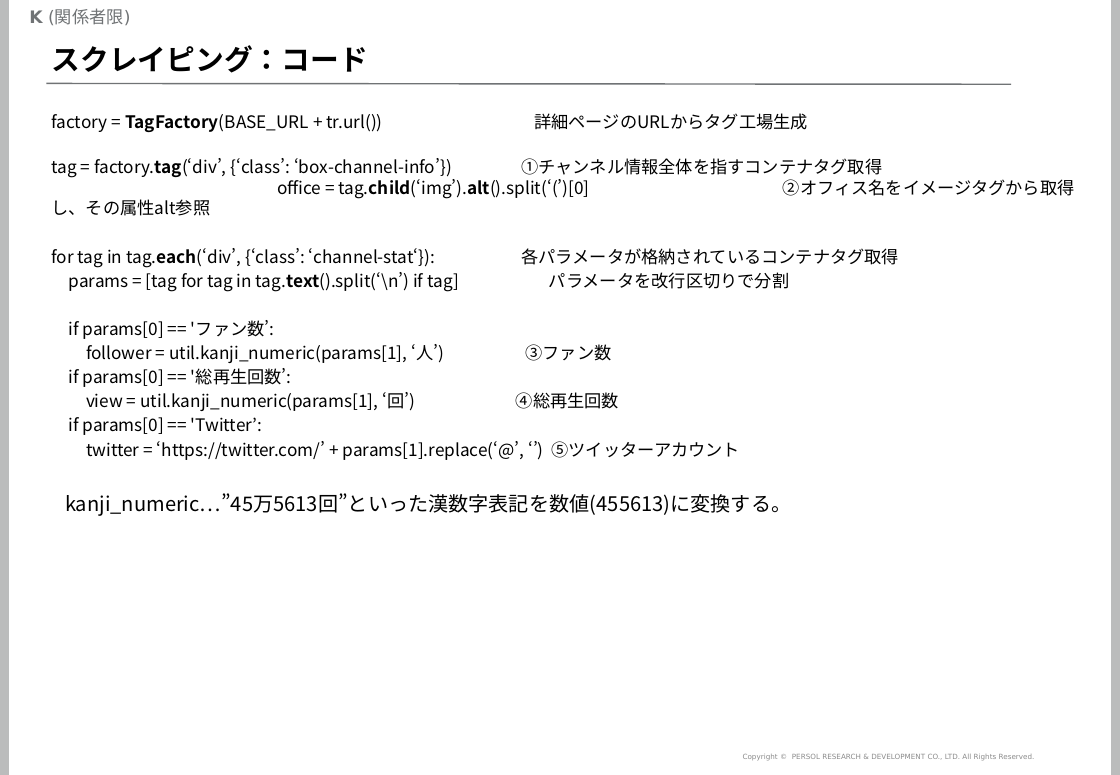
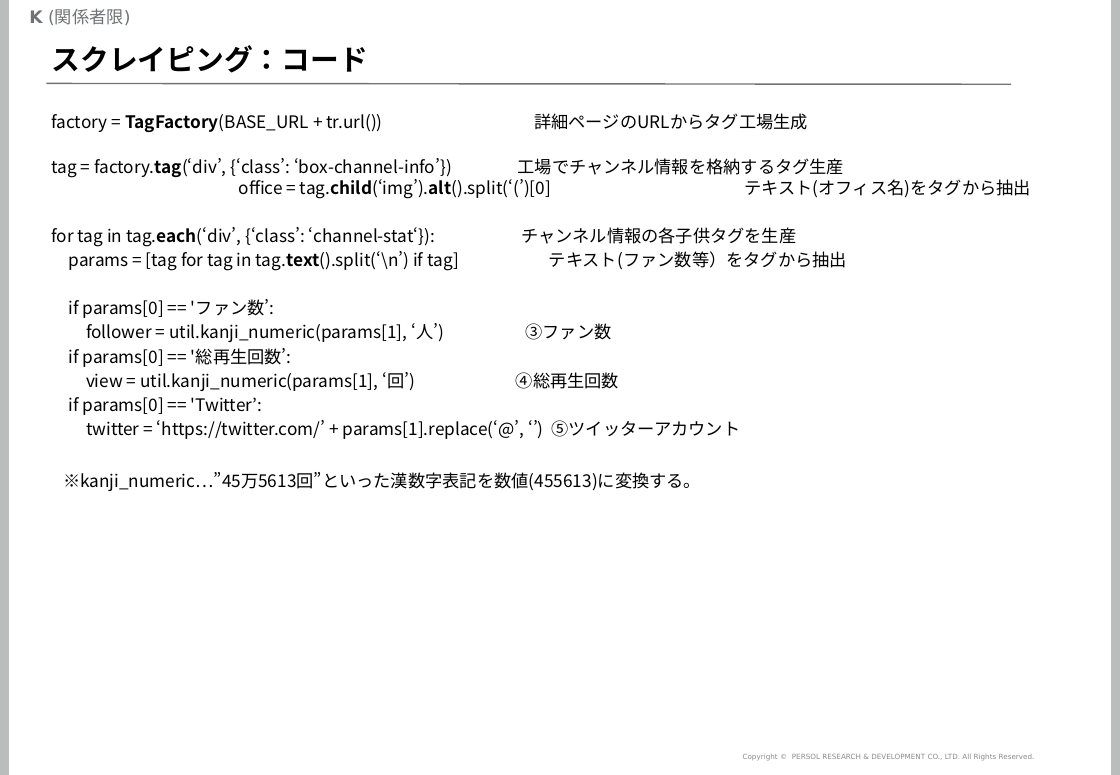
Before and after one commit to mogrodown/python_session, a slide deck: slide 30 of doc/python中級講座_2020.pptx (slide 24 before the commit). Drawn at 1120x775 pixels with LibreOffice and Linux fonts; fonts in the diff are those of the drawing; background and template pictures are left out. Boxes give left, top, right and bottom in pixels: in the first picture for what was removed or moved away, otherwise in the second. Text is boxed around its words. In the diff, an @@ line names an element or a change of style, - is before the commit and + after.

```diff
--- a/doc/python中級講座_2020.pptx
+++ b/doc/python中級講座_2020.pptx
@@ text at (52, 158, 1031, 270): text changed @@
-tag = factory.tag(‘div’, {‘class’: ‘box-channel-info’}) ①チャンネル情報全体を指すコンテナタグ取得 office = tag.child(‘img’).alt().split(‘(’)[0] ②オフィス名をイメージタグから取得し、その属性alt参照
-for tag in tag.each(‘div’, {‘class’: ‘channel-stat‘}): 各パラメータが格納されているコンテナタグ取得
-params = [tag for tag in tag.text().split(‘\n’) if tag] パラメータを改行区切りで分割
+tag = factory.tag(‘div’, {‘class’: ‘box-channel-info’}) 工場でチャンネル情報を格納するタグ生産 office = tag.child(‘img’).alt().split(‘(’)[0] テキスト(オフィス名)をタグから抽出
+for tag in tag.each(‘div’, {‘class’: ‘channel-stat‘}): チャンネル情報の各子供タグを生産
+params = [tag for tag in tag.text().split(‘\n’) if tag] テキスト(ファン数等）をタグから抽出
@@ text at (63, 472, 701, 491): text changed; size 14 to 12 pt @@
-kanji_numeric…”45万5613回”といった漢数字表記を数値(455613)に変換する。
+※kanji_numeric…”45万5613回”といった漢数字表記を数値(455613)に変換する。
```
Also in this commit, not shown: 12 other slides changed, 12 slides added, 1 slide removed, 5 other files.
